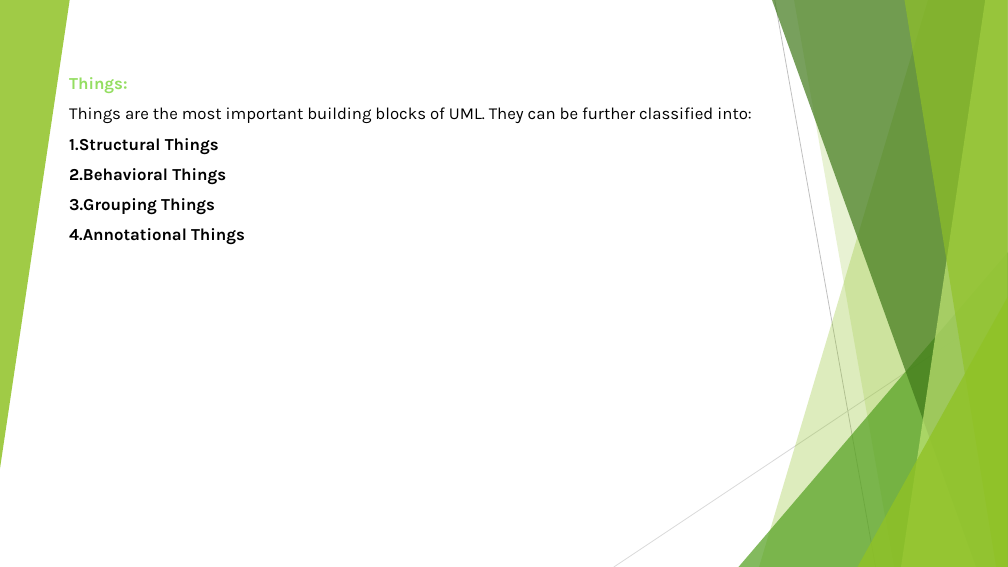
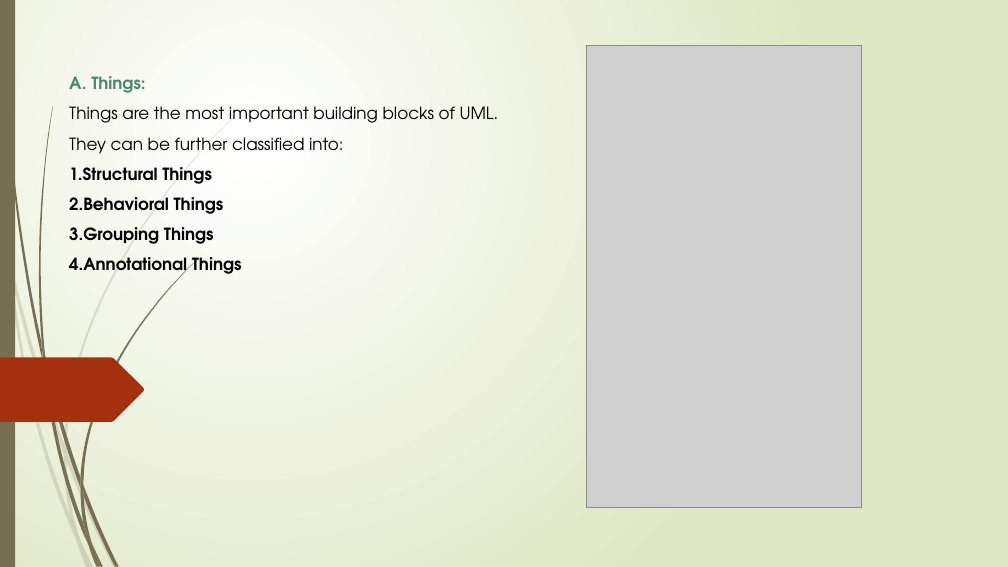
Before and after one commit to mohammadbtc100/courses, a slide deck: slide 5 of Software Engineering/00-Software-Engineering-Maz.pptx (slide 2 before the commit). Drawn at 1008x567 pixels with LibreOffice and Linux fonts; fonts in the diff are those of the drawing; grey boxes stand for pictures. Boxes give left, top, right and bottom in pixels: in the first picture for what was removed or moved away, otherwise in the second. Text is boxed around its words. In the diff, an @@ line names an element or a change of style, - is before the commit and + after.

```diff
--- a/Software Engineering/00-Software-Engineering-Maz.pptx
+++ b/Software Engineering/00-Software-Engineering-Maz.pptx
@@ background #FFFFFF to gradient #FFFFFF to #DFE8C4 @@
@@ group removed at (0, 0, 1008, 567): 5 freeform shapes, 3 triangles, 2 lines @@
@@ rectangle added at (0, 0, 15, 567), fill #766F54 @@
@@ picture added at (587, 45, 862, 507) @@
@@ text at (69, 76, 499, 153): text changed; font Karla to TeX Gyre Adventor @@
-Things:
-Things are the most important building blocks of UML. They can be further classified into:
+A. Things:
+Things are the most important building blocks of UML.
+They can be further classified into:
@@ text at (69, 167, 242, 279): font Karla to TeX Gyre Adventor in "Structural Things", "Behavioral Things", "Grouping Things", "Annotational Things" @@
@@ freeform shape added at (0, 358, 144, 422), fill #A53010 @@
@@ group added at (0, 116, 236, 567): 10 freeform shapes @@
@@ group added at (2, 0, 197, 567): 12 freeform shapes @@
```
Also in this commit, not shown: 5 other slides changed, 33 slides added, 5 slides removed.
